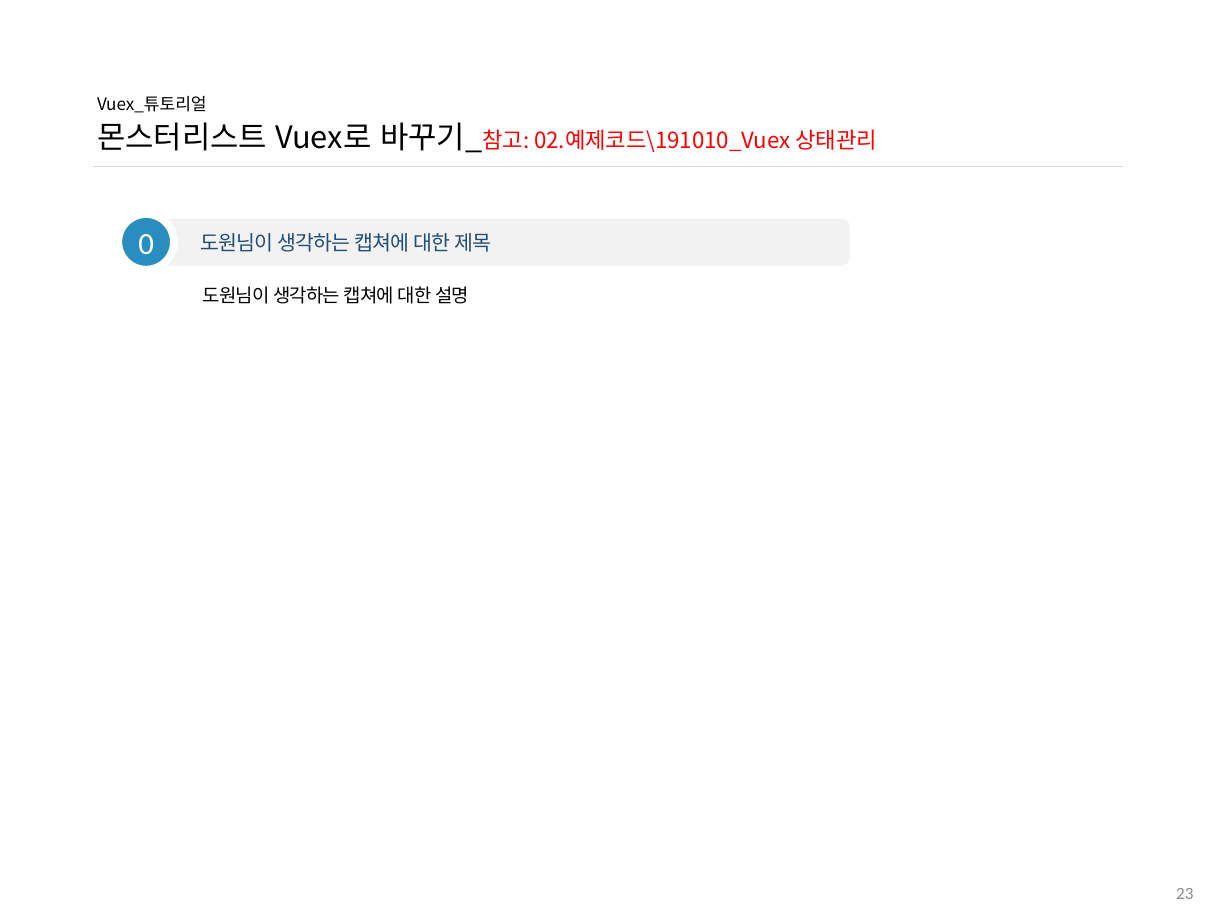
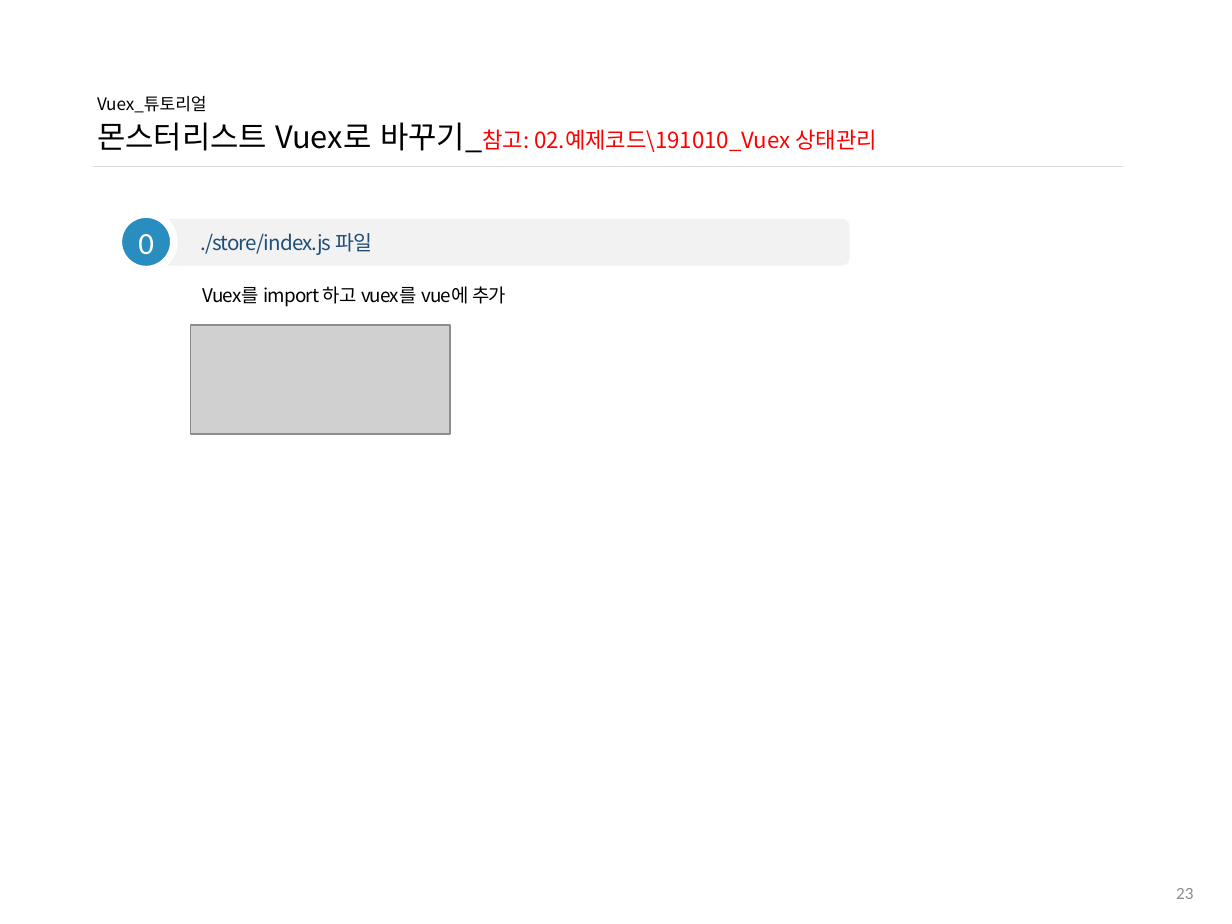
Before and after one commit to ddowon/vueStudy, a slide deck: slide 24 of 01.참고자료/191010_Vuex 튜토리얼.pptx. Drawn at 1232x924 pixels with LibreOffice and Linux fonts; fonts in the diff are those of the drawing; grey boxes stand for pictures; background and template pictures are left out. Boxes give left, top, right and bottom in pixels: in the first picture for what was removed or moved away, otherwise in the second. Text is boxed around its words. In the diff, an @@ line names an element or a change of style, - is before the commit and + after.

Commit message:
[과제제출] 191024 vuex 수정 과제 김도원

```diff
--- a/01.참고자료/191010_Vuex 튜토리얼.pptx
+++ b/01.참고자료/191010_Vuex 튜토리얼.pptx
@@ text in rounded rectangle at <box>200,233,372,255</box>: text changed @@
-도원님이 생각하는 캡쳐에 대한 제목
+./store/index.js 파일
@@ text at <box>203,286,506,307</box>: text changed @@
-도원님이 생각하는 캡쳐에 대한 설명
+Vuex를 import 하고 vuex를 vue에 추가
@@ picture added at <box>191,325,450,435</box> @@
```
Also in this commit, not shown: 7 other slides changed, 2 slides removed, 9 other files.
